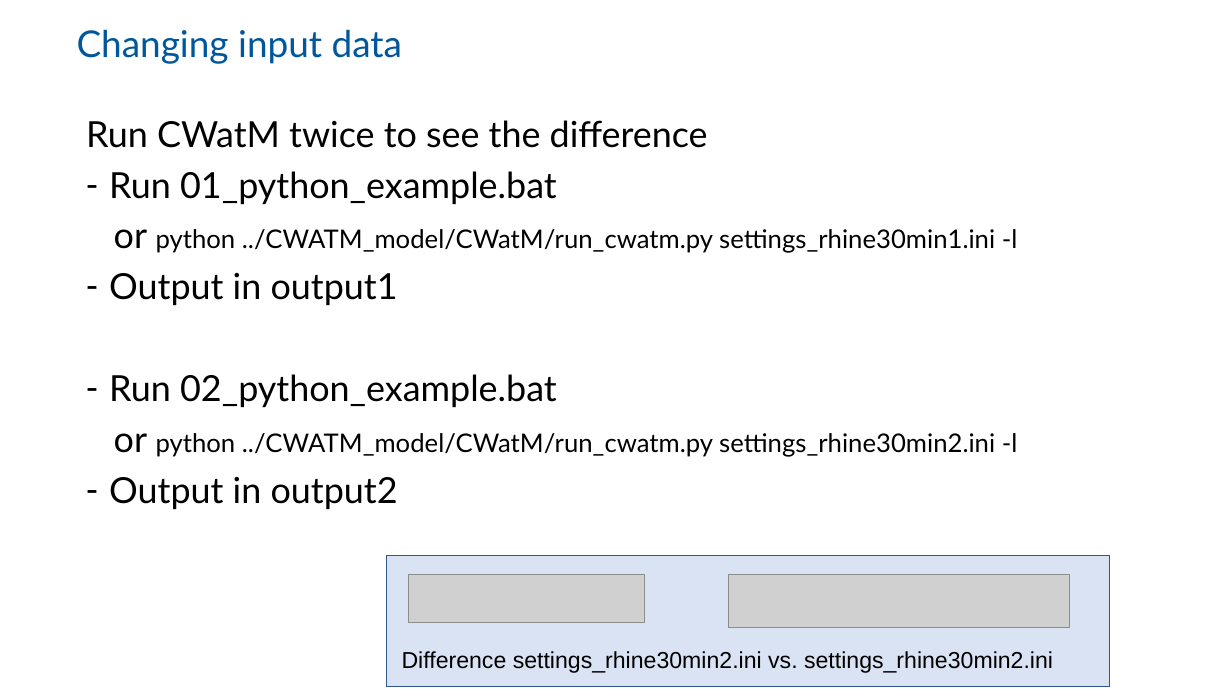
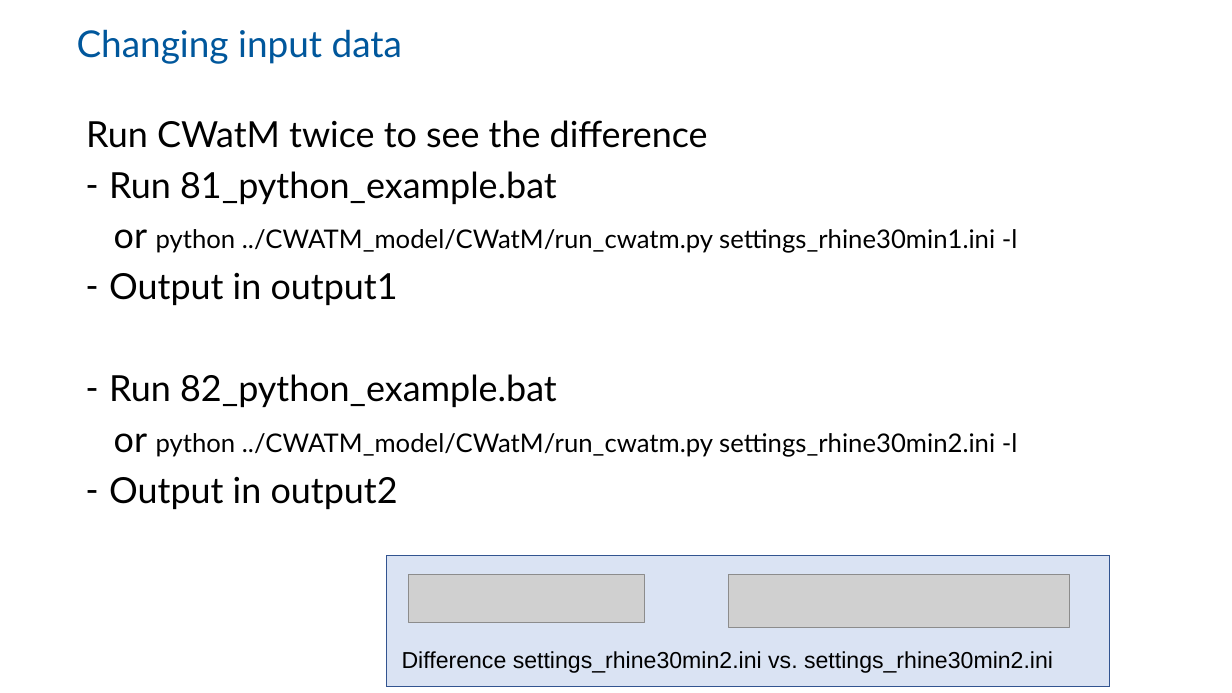
Before and after one commit to EmilioMariaNP/CWatM_emnp, a slide deck: slide 13 of tutorial/CWATM_exercise8/cwatm_exercise8.pptx (slide 14 before the commit). Drawn at 1232x693 pixels with LibreOffice and Linux fonts; fonts in the diff are those of the drawing; grey boxes stand for pictures; background and template pictures are left out. Boxes give left, top, right and bottom in pixels: in the first picture for what was removed or moved away, otherwise in the second. Text is boxed around its words. In the diff, an @@ line names an element or a change of style, - is before the commit and + after.

```diff
--- a/tutorial/CWATM_exercise8/cwatm_exercise8.pptx
+++ b/tutorial/CWATM_exercise8/cwatm_exercise8.pptx
@@ text at box(109, 171, 557, 204): text changed @@
-– Run 01_python_example.bat
+– Run 81_python_example.bat
@@ text at box(109, 374, 557, 407): text changed @@
-– Run 02_python_example.bat
+– Run 82_python_example.bat
```
Also in this commit, not shown: 1 slide removed, 26 other files.
